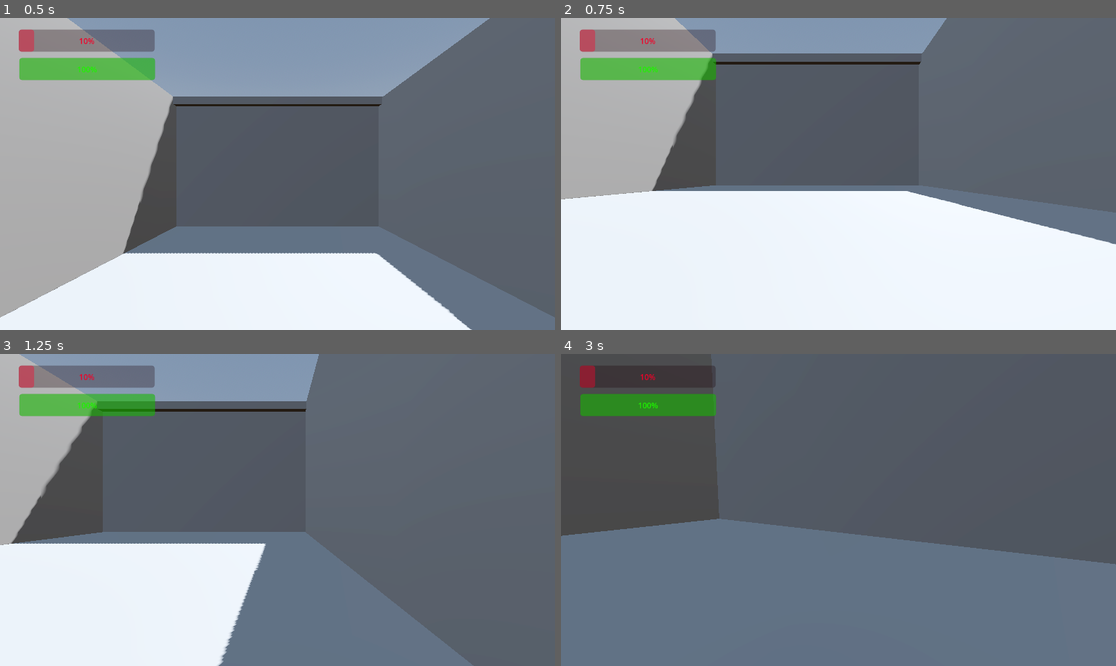
Above: before the commit, frames 1-4 (two rows, left to right).
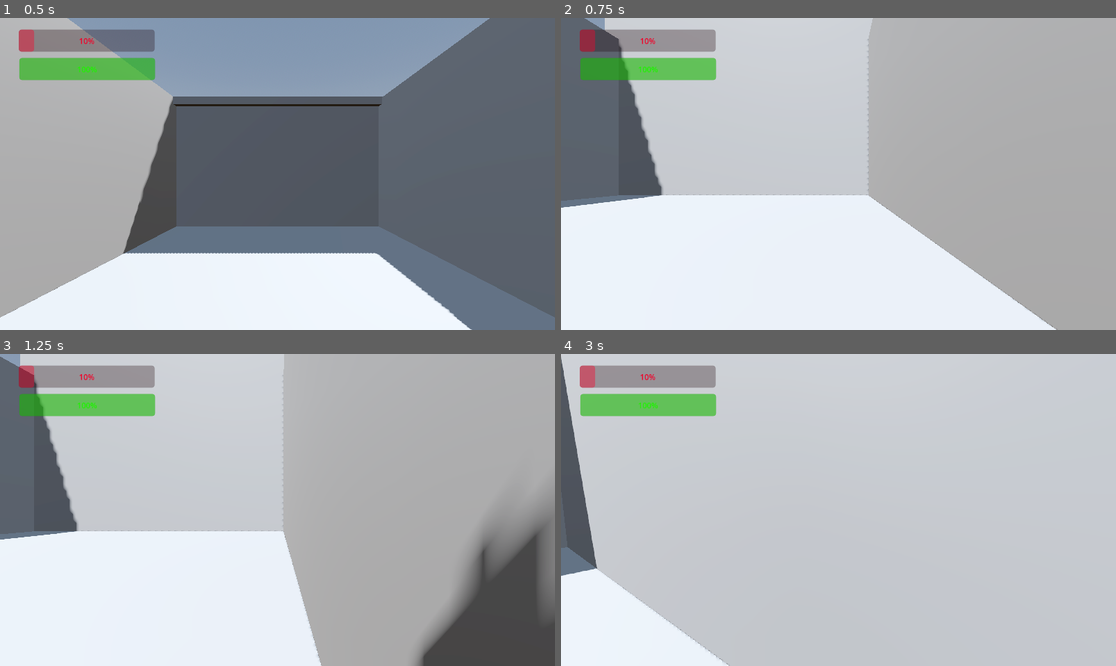
Above: after the commit, the same moments.

Repository: dfrttkj/CooolGame4gameJam
Game: Godot game, scene res://Scenes/main.tscn
Same seed, same stepped clock (60 frames per second), same inputs: the game is played once before the commit and once after it.
Inputs (mouse positions are in pixels of both pictures, inside the frame that each line leads up to):
- Up to frame 1 (0.5 s): no input
- Up to frame 2 (0.75 s): move the mouse to (960, 158) at 0.52 s; hold D (move_right) from 0.53 s (still down); click (960, 158) at 0.67 s
- Up to frame 3 (1.25 s): keep holding D (move_right); tap Space (jump) at 0.77 s
- Up to frame 4 (3 s): move the mouse to (810, 510) at 1.27 s; release D (move_right) at 1.28 s; hold W (move_forward) from 1.28 s (still down); tap Space (jump) at 1.52 s; move the mouse to (849, 503) at 2.02 s; move the mouse to (832, 516) at 2.77 s

Frame 1 is identical in both runs. In frame 2, 67% of the frame differs, in the area x 0-100%, y 0-100%; in frame 3, 79%; in frame 4, 98%.

Commit message:
ghost stuff

Diff:
--- a/coool-death-game/Scenes/main.tscn
+++ b/coool-death-game/Scenes/main.tscn
@@ -40,7 +40,6 @@
 
 [node name="status" type="Node" parent="."]
 script = ExtResource("1_8gbba")
-isGhost = false
 
 [node name="Player" parent="status" instance=ExtResource("1_jjgbg")]
 transform = Transform3D(1, 0, 0, 0, 1, 0, 0, 0, 1, 0, 15.198969, 0)
--- a/coool-death-game/Scripts/ghostMovement.gd
+++ b/coool-death-game/Scripts/ghostMovement.gd
@@ -42,6 +42,7 @@
 		# Ground Velocity
 		target_velocity = direction * speed
 		target_velocity.z = direction.z * speed
+		target_velocity.y = direction.y * speed
 
 		# Vertical velocity (jumping and gravity)
 
